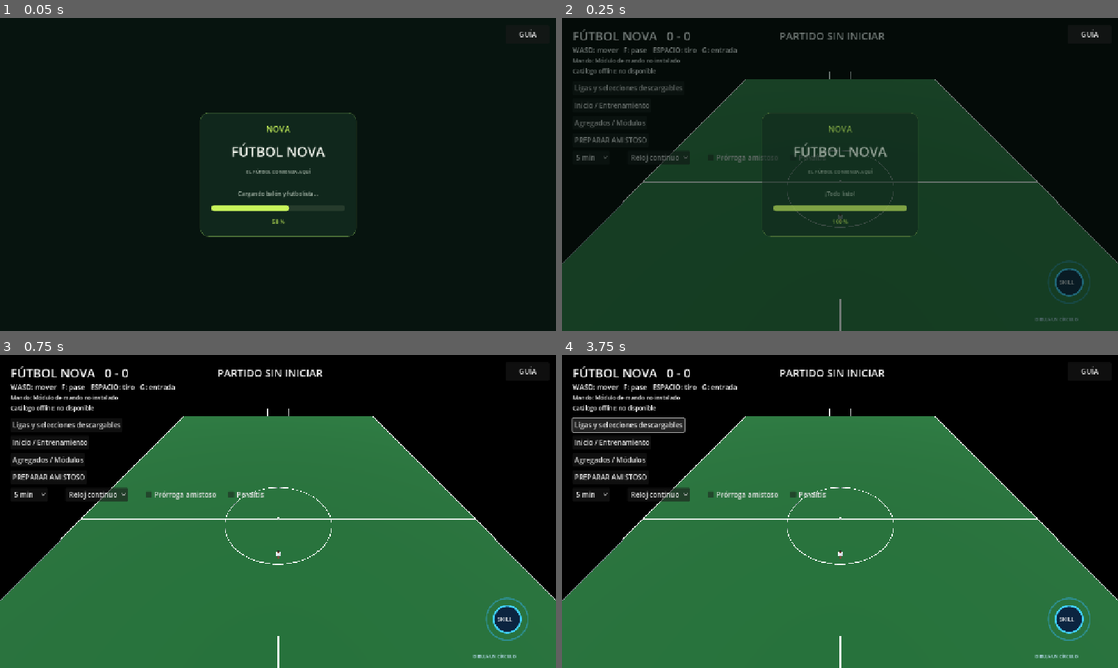
Above: before the commit, frames 1-4 (two rows, left to right).
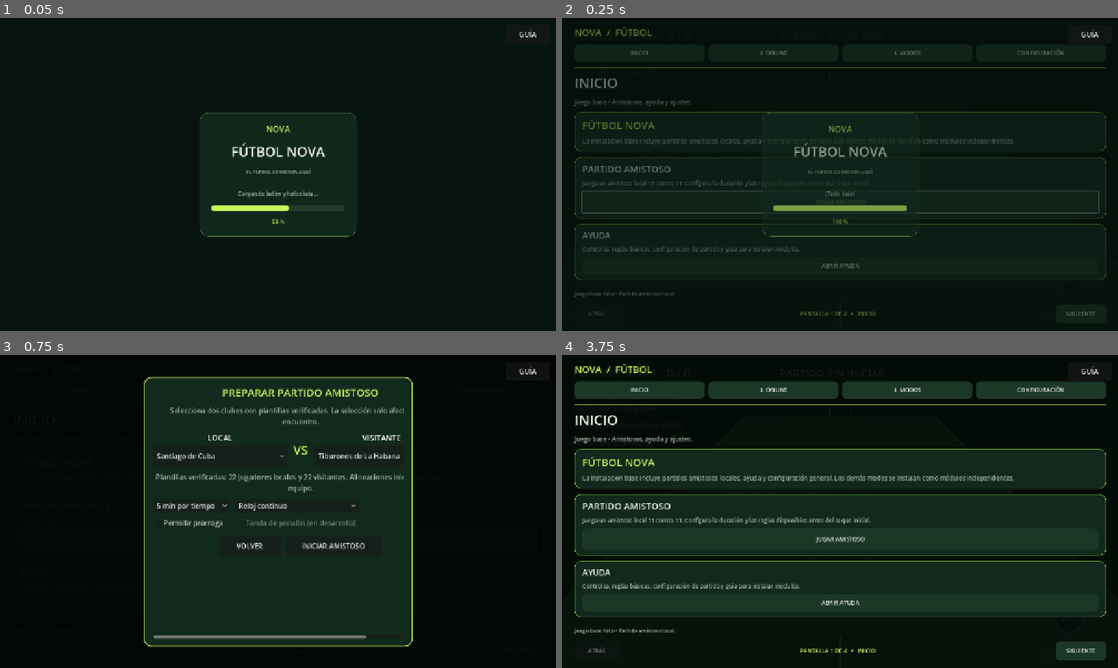
Above: after the commit, the same moments.

Repository: Cumba35/Web-Publica-Nova
Game: Godot game, scene res://scenes/main.tscn
Two runs of this game, one before a commit and one after it. Both use one fixed random seed, a clock stepped at 60 frames per second and the inputs below.
Inputs (mouse positions are in pixels of both pictures, inside the frame that each line leads up to):
- Up to frame 1 (0.05 s): no input
- Up to frame 2 (0.25 s): no input
- Up to frame 3 (0.75 s): click (278, 539) at 0.5 s, where only the run after the commit has a clickable "JUGAR AMISTOSO"
- Up to frame 4 (3.75 s): click (840, 539) at 1.25 s, where only the run after the commit has a clickable "JUGAR AMISTOSO"; click "GUÍA" at 2 s; click "CERRAR" at 2.75 s; click "Ligas y selecciones descargab…" at 3.5 s

Frame 1 is identical in both runs. In frame 2, 52% of the frame differs, in the area x 0-100%, y 2-100%; in frame 3, 70%; in frame 4, 79%.
Error before the commit: Parse Error: Cannot infer the type of "first" variable because the value doesn't have a set type. (res://scripts/simulation/round_robin_scheduler.gd:24)

Commit message:
fix(futbol-nova): sync Godot parser fixes to public copy batch 2

Diff:
--- a/futbol-nova/scripts/simulation/american_regional_champions_engine.gd
+++ b/futbol-nova/scripts/simulation/american_regional_champions_engine.gd
@@ -83,7 +83,7 @@
 	var fixtures_by_group := {}
 	var standings_by_group := {}
 	for group_id in GROUP_IDS:
-		var stage_id := competition_id + "_" + group_id
+		var stage_id: String = competition_id + "_" + str(group_id)
 		var fixtures: Array = SCHEDULER.create_fixtures(groups[group_id], stage_id, season_id, false)
 		if fixtures.size() != 45:
 			return {"ok": false, "errors": ["Calendario incompleto en el grupo " + group_id + "."]}
--- a/futbol-nova/scripts/simulation/caribbean_champions_league_engine.gd
+++ b/futbol-nova/scripts/simulation/caribbean_champions_league_engine.gd
@@ -166,7 +166,7 @@
 		)
 		var team_ids: Array = teams_by_association[association_id]
 		for index in range(team_ids.size()):
-			var minimum_load := groups[available_groups[0]].size()
+			var minimum_load: int = groups[available_groups[0]].size()
 			var tied_groups: Array = []
 			for group_id in available_groups:
 				if groups[group_id].size() == minimum_load:
@@ -293,6 +293,22 @@
 		return {"ok": false, "error": "Los finalistas no son válidos."}
 	if venue.strip_edges().is_empty() or not venue_confirmed_before_start:
 		return {"ok": false, "error": "La final requiere sede neutral confirmada antes del inicio del torneo."}
+	return {"ok": true, "fixture": {
+		"fixture_id": "%s_%s_final" % [COMPETITION_ID, season_id],
+		"competition_id": COMPETITION_ID,
+		"season_id": season_id,
+		"tie_id": "final",
+		"round": "final",
+		"leg": 1,
+		"home_team_id": team_a,
+		"away_team_id": team_b,
+		"neutral_venue": true,
+		"venue": venue.strip_edges(),
+		"status": "scheduled",
+		"extra_time_if_draw": true,
+		"penalties_if_still_draw": true
+	}}
+
 static func build_third_place(season_id: String, team_a: String, team_b: String, venue: String, venue_confirmed_before_start: bool) -> Dictionary:
 	if team_a.is_empty() or team_b.is_empty() or team_a == team_b:
 		return {"ok": false, "error": "Los participantes del partido por el tercer puesto no son válidos."}
@@ -304,22 +320,6 @@
 		"season_id": season_id,
 		"tie_id": "third_place",
 		"round": "third_place",
-		"leg": 1,
-		"home_team_id": team_a,
-		"away_team_id": team_b,
-		"neutral_venue": true,
-		"venue": venue.strip_edges(),
-		"status": "scheduled",
-		"extra_time_if_draw": true,
-		"penalties_if_still_draw": true
-	}}
-
-	return {"ok": true, "fixture": {
-		"fixture_id": "%s_%s_final" % [COMPETITION_ID, season_id],
-		"competition_id": COMPETITION_ID,
-		"season_id": season_id,
-		"tie_id": "final",
-		"round": "final",
 		"leg": 1,
 		"home_team_id": team_a,
 		"away_team_id": team_b,
--- a/futbol-nova/scripts/simulation/round_robin_scheduler.gd
+++ b/futbol-nova/scripts/simulation/round_robin_scheduler.gd
@@ -21,18 +21,18 @@
 	var match_number := 1
 	for round_index in range(rounds):
 		for pair_index in range(half):
-			var first := rotation[pair_index]
-			var second := rotation[count - 1 - pair_index]
+			var first: String = str(rotation[pair_index])
+			var second: String = str(rotation[count - 1 - pair_index])
 			if first == "__BYE__" or second == "__BYE__":
 				continue
-			var home_id := first
-			var away_id := second
+			var home_id: String = first
+			var away_id: String = second
 			if (round_index + pair_index) % 2 == 1:
 				home_id = second
 				away_id = first
 			fixtures.append(_fixture(competition_id, season_id, match_number, round_index + 1, home_id, away_id, 1))
 			match_number += 1
-		var fixed := rotation[0]
+		var fixed: String = str(rotation[0])
 		var tail: Array = rotation.slice(1)
 		tail.push_front(tail.pop_back())
 		rotation = [fixed]
--- a/futbol-nova/scripts/simulation/tas_competition_engine.gd
+++ b/futbol-nova/scripts/simulation/tas_competition_engine.gd
@@ -72,7 +72,7 @@
 	var fixtures_by_stage := {}
 	var standings_by_stage := {}
 	for group_id in GROUP_IDS:
-		var stage_id := "first_phase_group_" + group_id
+		var stage_id: String = "first_phase_group_" + str(group_id)
 		var fixtures: Array = SCHEDULER.create_fixtures(groups[group_id], stage_id, season_id, false)
 		if fixtures.size() != 3:
 			return {"ok": false, "errors": ["El grupo %s no generó sus tres partidos a partido único." % group_id]}
@@ -153,7 +153,7 @@
 	var updated_ordered: Dictionary = edition.get("ordered_standings_by_stage", {}).duplicate(true)
 	var updated_draws: Dictionary = edition.get("tiebreak_draws_by_stage", {}).duplicate(true)
 	for group_id in GROUP_IDS:
-		var stage_id := "first_phase_group_" + group_id
+		var stage_id: String = "first_phase_group_" + str(group_id)
 		if not _stage_is_finished(edition, stage_id):
 			return {"ok": false, "error": "Todavía hay partidos pendientes en el grupo " + group_id + "."}
 		var table: Dictionary = edition.get("standings_by_stage", {}).get(stage_id, {})
--- a/futbol-nova/scripts/ui/game_hub.gd
+++ b/futbol-nova/scripts/ui/game_hub.gd
@@ -1132,7 +1132,7 @@
 		var lines := PackedStringArray()
 		for error in errors:
 			lines.append(str(error))
-		_add_info_card("NO SE PUDO INICIAR LA CARRERA", lines.join("\n") if not lines.is_empty() else str(result.get("error", "No se pudo guardar la carrera.")))
+		_add_info_card("NO SE PUDO INICIAR LA CARRERA", "\n".join(lines) if not lines.is_empty() else str(result.get("error", "No se pudo guardar la carrera.")))
 
 func _add_legend_back_button() -> void:
 	var back := _nav_button("VOLVER")
@@ -1239,7 +1239,7 @@
 		var error_lines := PackedStringArray()
 		for item in errors:
 			error_lines.append(str(item))
-		_add_info_card("NO SE PUDO CREAR", error_lines.join("\n") if not error_lines.is_empty() else str(result.get("error", "No se pudo guardar la carrera.")))
+		_add_info_card("NO SE PUDO CREAR", "\n".join(error_lines) if not error_lines.is_empty() else str(result.get("error", "No se pudo guardar la carrera.")))
 
 func _show_legend_dashboard() -> void:
 	_clear_content()
@@ -1545,7 +1545,7 @@
 			touch_started_on_control = hovered_control != null and hovered_control != root
 		else:
 			if touch_tracking:
-				var delta := event.position - touch_start
+				var delta: Vector2 = event.position - touch_start
 				touch_tracking = false
 				if not touch_started_on_control and absf(delta.x) > 100.0 and absf(delta.x) > absf(delta.y) * 1.25 and current_subpage == "":
 					_cycle_main_page(1 if delta.x < 0.0 else -1)
--- a/futbol-nova/scripts/ui/league_download_catalog.gd
+++ b/futbol-nova/scripts/ui/league_download_catalog.gd
@@ -180,7 +180,7 @@
 			continue
 		var is_ready := bool(league.get("downloadable", false)) and str(league.get("content_status", "")) == "published"
 		var package_id := str(league.get("package_id", ""))
-		var installed := not package_id.is_empty() and _manager.is_package_installed(package_id)
+		var installed: bool = not package_id.is_empty() and _manager.is_package_installed(package_id)
 		var rank := int(league.get("rank", league.get("source_rank", 0)))
 		var country_code := str(league.get("country_code", ""))
 		var club_count := int(_club_counts_by_country.get(country_code, int(league.get("club_count", 0))))
--- a/futbol-nova/tests/test_american_regional_champions_engine.gd
+++ b/futbol-nova/tests/test_american_regional_champions_engine.gd
@@ -1,6 +1,6 @@
 extends SceneTree
 
-const Engine = preload("res://scripts/simulation/american_regional_champions_engine.gd")
+const RegionalEngine = preload("res://scripts/simulation/american_regional_champions_engine.gd")
 
 func _initialize() -> void:
 	var associations := ["ARG", "BOL", "BRA", "CHI", "COL", "ECU", "PAR", "PER", "URU", "VEN"]
@@ -8,7 +8,7 @@
 	for association in associations:
 		for index in range(4):
 			participants.append({"team_id": "%s_%02d" % [association, index + 1], "association_id": association, "division_level": 1})
-	var validation := Engine.validate_participants(participants, associations)
+	var validation := RegionalEngine.validate_participants(participants, associations)
 	if not bool(validation.ok):
 		failures_exit(validation.errors)
 		return
@@ -23,7 +23,7 @@
 		{"date": "2027-01-30", "window_end": "2027-02-02"},
 		{"date": "2027-02-13", "window_end": "2027-02-16"}
 	]
-	var edition := Engine.create_edition("south_america_champions_league_nova", "2026-2027", participants, associations, windows, 1234)
+	var edition := RegionalEngine.create_edition("south_america_champions_league_nova", "2026-2027", participants, associations, windows, 1234)
 	if not bool(edition.get("ok", false)):
 		failures_exit(edition.get("errors", []))
 		return
@@ -59,7 +59,7 @@
 		return
 	var duplicate := participants.duplicate(true)
 	duplicate[0].team_id = duplicate[1].team_id
-	if bool(Engine.validate_participants(duplicate, associations).ok):
+	if bool(RegionalEngine.validate_participants(duplicate, associations).ok):
 		failures_exit(["Se aceptó un club duplicado."])
 		return
 	print("FUTBOL_NOVA_AMERICAN_REGIONAL_ENGINE_TESTS: PASS")
--- a/futbol-nova/tests/test_caribbean_champions_league.gd
+++ b/futbol-nova/tests/test_caribbean_champions_league.gd
@@ -1,6 +1,6 @@
 extends SceneTree
 
-const Engine = preload("res://scripts/simulation/caribbean_champions_league_engine.gd")
+const CaribbeanEngine = preload("res://scripts/simulation/caribbean_champions_league_engine.gd")
 const CompetitionConfig = "res://data/caribbean_champions_league.json"
 
 func _initialize() -> void:
@@ -40,7 +40,7 @@
 					found_caribbean = true
 		if not found_caribbean:
 			failures.append("La Liga de Campeones del Caribe no está registrada en el catálogo internacional.")
-	var invalid_distribution := Engine.validate_slot_distribution({"association_1": 46})
+	var invalid_distribution := CaribbeanEngine.validate_slot_distribution({"association_1": 46})
 	if bool(invalid_distribution.get("ok", true)):
 		failures.append("El motor permitió iniciar una distribución de solo 46 plazas.")
 
@@ -60,10 +60,10 @@
 				"division_level": 1
 			})
 			team_number += 1
-	var missing_venue := Engine.create_edition("2027", participants, "")
+	var missing_venue := CaribbeanEngine.create_edition("2027", participants, "")
 	if bool(missing_venue.get("ok", false)):
 		failures.append("El motor permitió crear la edición sin sede neutral confirmada.")
-	var edition: Dictionary = Engine.create_edition("2027", participants, "Estadio Neutral de Prueba", 2027)
+	var edition: Dictionary = CaribbeanEngine.create_edition("2027", participants, "Estadio Neutral de Prueba", 2027)
 	if not bool(edition.get("ok", false)):
 		failures.append("No se pudo crear una edición válida: " + str(edition.get("errors", [])))
 		return
@@ -99,14 +99,14 @@
 		failures.append("La fase de grupos debe generar 264 partidos, no %d." % total_fixtures)
 	var duplicate_participants := participants.duplicate(true)
 	duplicate_participants[47] = duplicate_participants[0].duplicate(true)
-	if bool(Engine.create_edition("2027-duplicate", duplicate_participants, "Sede neutral").get("ok", false)):
+	if bool(CaribbeanEngine.create_edition("2027-duplicate", duplicate_participants, "Sede neutral").get("ok", false)):
 		failures.append("El motor permitió un club duplicado.")
 
 func _test_playoff_and_final(failures: PackedStringArray) -> void:
 	var participants: Array = []
 	for index in range(48):
 		participants.append({"team_id": "CLUB-%02d" % (index + 1), "association_id": "ASSOC-%02d" % (index + 1), "division_level": 1})
-	var edition: Dictionary = Engine.create_edition("2027-playoff", participants, "Sede Neutral")
+	var edition: Dictionary = CaribbeanEngine.create_edition("2027-playoff", participants, "Sede Neutral")
 	if not bool(edition.get("ok", false)):
 		failures.append("No se pudo preparar la edición para probar la repesca.")
 		return
@@ -114,7 +114,7 @@
 		for fixture in edition.fixtures_by_group[group_id]:
 			fixture["status"] = "finished"
 		edition.fixtures_by_group[group_id] = edition.fixtures_by_group[group_id]
-	var unresolved_playoff: Dictionary = Engine.build_playoff(edition)
+	var unresolved_playoff: Dictionary = CaribbeanEngine.build_playoff(edition)
 	if bool(unresolved_playoff.get("ok", false)):
 		failures.append("El motor clasificó clubes con empates sin criterio de desempate aprobado.")
 	for group_id in ["A", "B", "C", "D"]:
@@ -126,7 +126,7 @@
 			table[team_id] = row
 			rank_index += 1
 		edition.standings_by_group[group_id] = table
-	var playoff: Dictionary = Engine.build_playoff(edition)
+	var playoff: Dictionary = CaribbeanEngine.build_playoff(edition)
 	if not bool(playoff.get("ok", false)):
 		failures.append("No se generó la repesca con posiciones sin empate: " + str(playoff.get("errors", [])))
 	elif playoff.get("fixtures", []).size() != 8 or playoff.get("direct_qualifiers", []).size() != 12:
@@ -143,40 +143,40 @@
 		playoff_fixtures[second_index]["away_goals"] = 0
 		var tie_id := str(playoff_fixtures[first_index].tie_id)
 		var winner_id := str(playoff_fixtures[first_index].home_team_id)
-		var decision := Engine.set_knockout_tie_decision(playoff_fixtures, tie_id, winner_id)
+		var decision := CaribbeanEngine.set_knockout_tie_decision(playoff_fixtures, tie_id, winner_id)
 		if not bool(decision.get("ok", false)):
 			failures.append("No se pudo registrar la decisión de penaltis sin aplicar gol visitante.")
 		else:
 			playoff_fixtures = decision.fixtures
 		edition["playoff_fixtures"] = playoff_fixtures
-	var resolved := Engine.resolve_two_leg_tie(playoff_fixtures, str(playoff_fixtures[0].tie_id))
+	var resolved := CaribbeanEngine.resolve_two_leg_tie(playoff_fixtures, str(playoff_fixtures[0].tie_id))
 	if str(resolved.get("winner_team_id", "")) != str(playoff_fixtures[0].home_team_id):
 		failures.append("La eliminatoria empatada no respetó la decisión explícita de penaltis.")
 	edition["playoff_fixtures"] = playoff_fixtures
 	var qualified: Array = playoff.get("direct_qualifiers", []).duplicate()
 	for pairing in edition.playoff_pairings:
 		var tie_id := "playoff_%s_%s" % [str(pairing[0]), str(pairing[1])]
-		var tie_result := Engine.resolve_two_leg_tie(playoff_fixtures, tie_id)
+		var tie_result := CaribbeanEngine.resolve_two_leg_tie(playoff_fixtures, tie_id)
 		if str(tie_result.get("status", "")) == "decided":
 			qualified.append(str(tie_result.winner_team_id))
 	var round_of_16_pairs: Array = []
 	for index in range(0, qualified.size(), 2):
 		round_of_16_pairs.append([str(qualified[index]), str(qualified[index + 1])])
-	var draw: Dictionary = Engine.set_round_of_16_draw(edition, round_of_16_pairs)
+	var draw: Dictionary = CaribbeanEngine.set_round_of_16_draw(edition, round_of_16_pairs)
 	if not bool(draw.get("ok", false)):
 		failures.append("El sorteo de octavos no aceptó los 16 clasificados válidos: " + str(draw.get("errors", [])))
-	var round_of_16: Dictionary = Engine.set_knockout_round(edition, "round_of_16", round_of_16_pairs)
+	var round_of_16: Dictionary = CaribbeanEngine.set_knockout_round(edition, "round_of_16", round_of_16_pairs)
 	if not bool(round_of_16.get("ok", false)) or round_of_16.get("fixtures", []).size() != 16:
 		failures.append("No se generaron los 16 partidos de octavos a doble partido.")
-	var final_ok: Dictionary = Engine.build_final("2027-playoff", "FINAL-A", "FINAL-B", "Sede Neutral", true)
+	var final_ok: Dictionary = CaribbeanEngine.build_final("2027-playoff", "FINAL-A", "FINAL-B", "Sede Neutral", true)
 	if not bool(final_ok.get("ok", false)) or not bool(final_ok.get("fixture", {}).get("neutral_venue", false)) or int(final_ok.get("fixture", {}).get("leg", 0)) != 1:
 		failures.append("La final no se generó como partido único en sede neutral.")
-	var final_without_confirmation := Engine.build_final("2027-playoff", "FINAL-A", "FINAL-B", "Sede Neutral", false)
+	var final_without_confirmation := CaribbeanEngine.build_final("2027-playoff", "FINAL-A", "FINAL-B", "Sede Neutral", false)
 	if bool(final_without_confirmation.get("ok", false)):
 		failures.append("El motor permitió una final sin sede confirmada antes del torneo.")
-	var third_place_ok: Dictionary = Engine.build_third_place("2026-2027", "SEMI-LOSER-A", "SEMI-LOSER-B", "Sede Neutral", true)
+	var third_place_ok: Dictionary = CaribbeanEngine.build_third_place("2026-2027", "SEMI-LOSER-A", "SEMI-LOSER-B", "Sede Neutral", true)
 	if not bool(third_place_ok.get("ok", false)) or str(third_place_ok.get("fixture", {}).get("round", "")) != "third_place" or not bool(third_place_ok.get("fixture", {}).get("neutral_venue", false)):
 		failures.append("El partido por el tercer puesto no se generó como partido único en sede neutral.")
-	var third_place_without_venue := Engine.build_third_place("2026-2027", "SEMI-LOSER-A", "SEMI-LOSER-B", "", false)
+	var third_place_without_venue := CaribbeanEngine.build_third_place("2026-2027", "SEMI-LOSER-A", "SEMI-LOSER-B", "", false)
 	if bool(third_place_without_venue.get("ok", false)):
 		failures.append("El motor permitió el partido por el tercer puesto sin sede neutral confirmada.")
